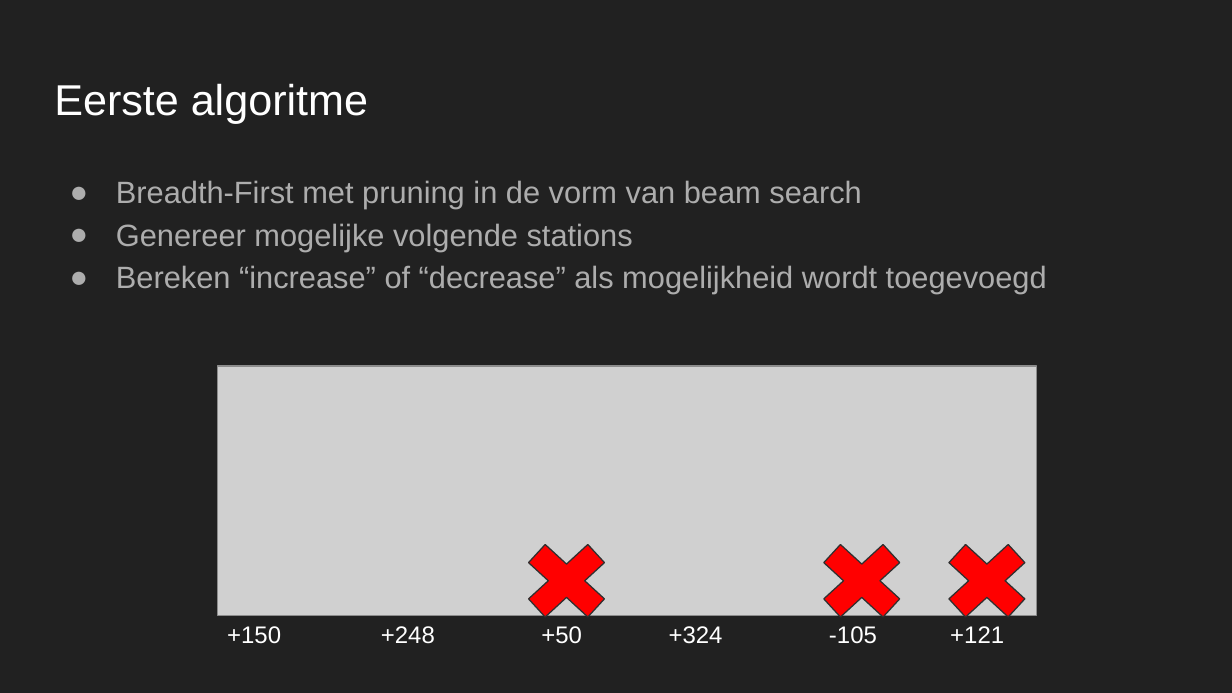
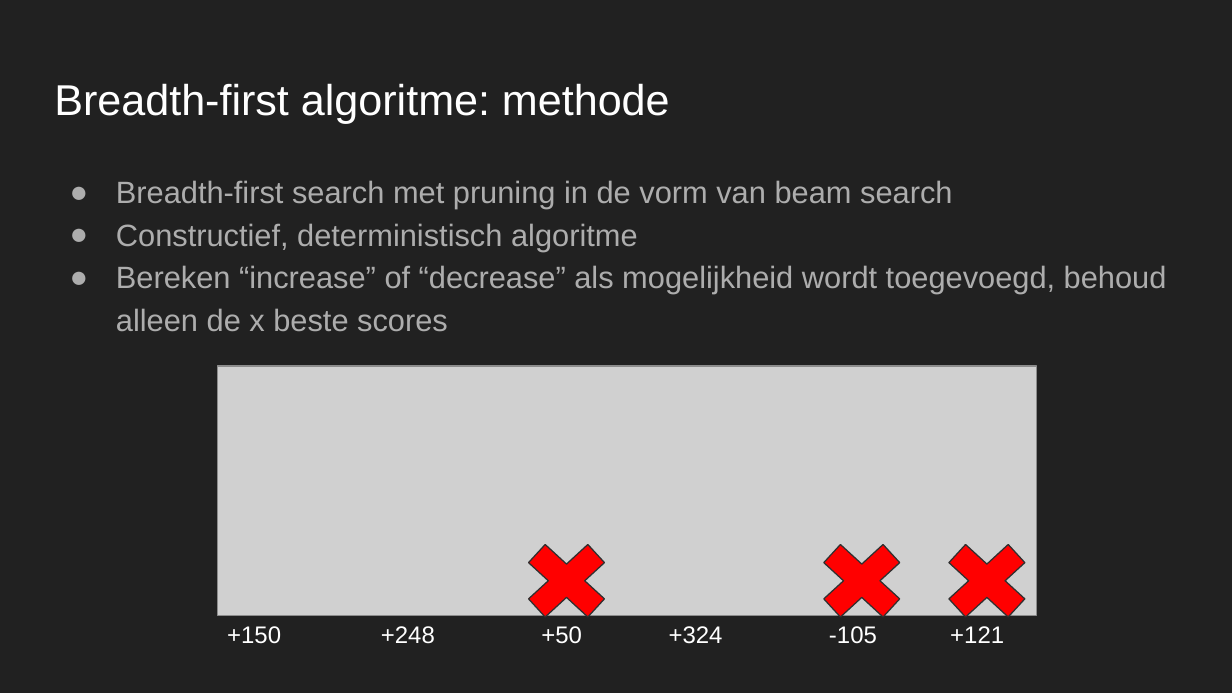
Before and after one commit to maiklarooij/Trainspotters, a slide deck: slide 8 of doc/Oefenpresentatie.pptx (slide 10 before the commit). Drawn at 1232x693 pixels with LibreOffice and Linux fonts; fonts in the diff are those of the drawing; grey boxes stand for pictures. Boxes give left, top, right and bottom in pixels: in the first picture for what was removed or moved away, otherwise in the second. Text is boxed around its words. In the diff, an @@ line names an element or a change of style, - is before the commit and + after.

```diff
--- a/doc/Oefenpresentatie.pptx
+++ b/doc/Oefenpresentatie.pptx
@@ title at [54,83,670,123]: text changed @@
-Eerste algoritme
+Breadth-first algoritme: methode
@@ text at [116,180,1167,331]: text changed @@
-● Breadth-First met pruning in de vorm van beam search
-● Genereer mogelijke volgende stations
-● Bereken “increase” of “decrease” als mogelijkheid wordt toegevoegd
+● Breadth-first search met pruning in de vorm van beam search
+● Constructief, deterministisch algoritme
+● Bereken “increase” of “decrease” als mogelijkheid wordt toegevoegd, behoud alleen de x beste scores
```
Also in this commit, not shown: 6 other slides changed, 4 slides added, 2 slides removed, 31 other files.
